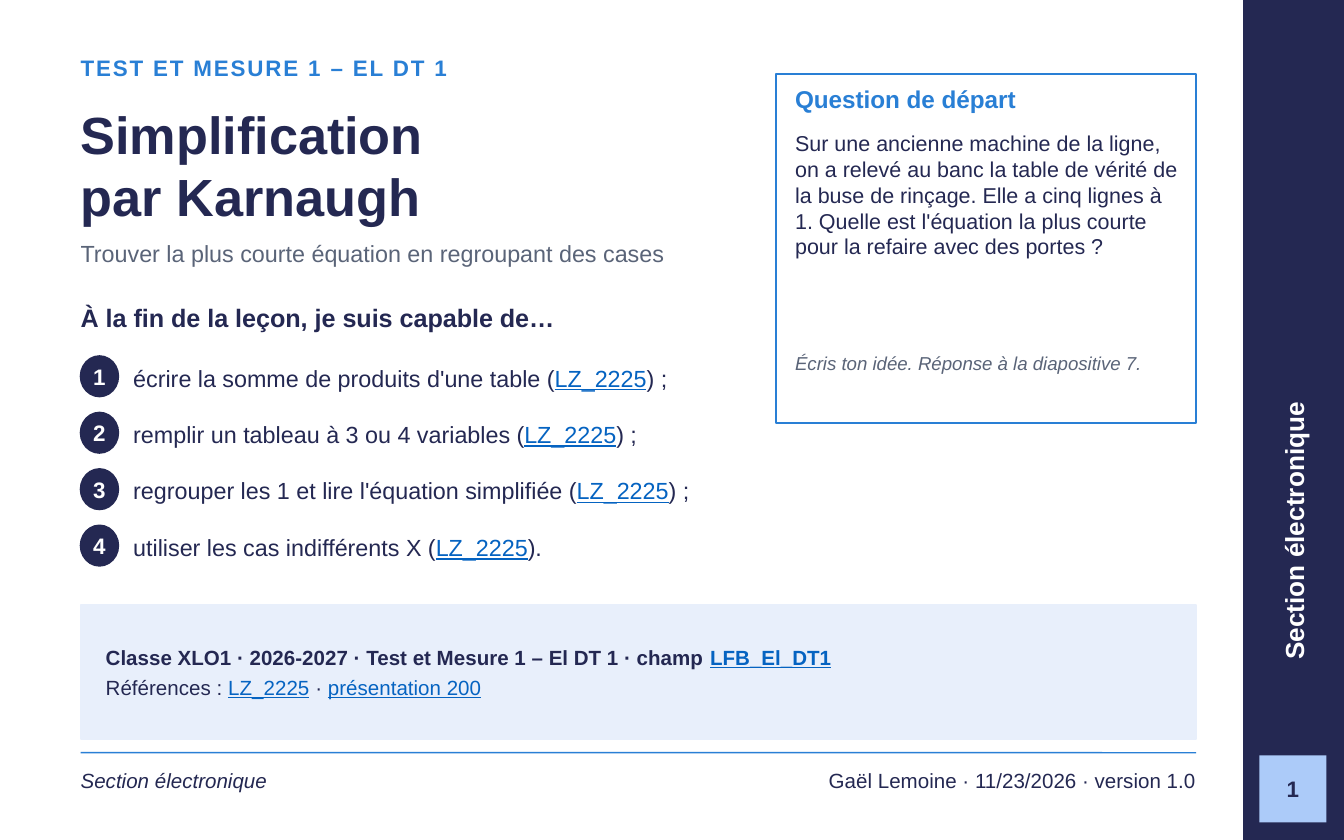
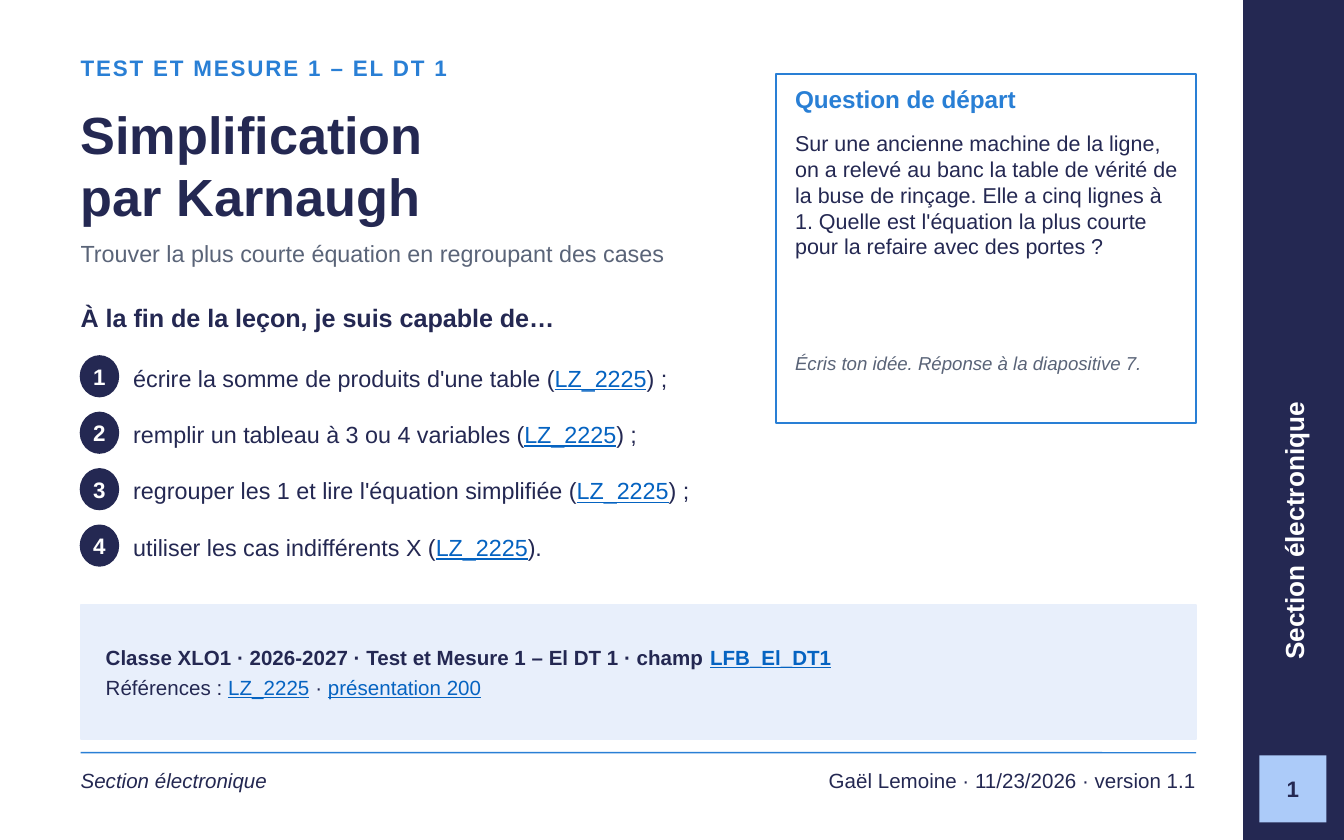
Before and after one commit to GlemoineETML/cours-etml, a slide deck: slide 1 of reference/tm1/semaine-2/220-karnaugh/220 Simplification par Karnaugh.pptx. Drawn at 1344x840 pixels with LibreOffice and Linux fonts; fonts in the diff are those of the drawing; background and template pictures are left out. Boxes give left, top, right and bottom in pixels: in the first picture for what was removed or moved away, otherwise in the second. Text is boxed around its words. In the diff, an @@ line names an element or a change of style, - is before the commit and + after.

```diff
--- a/reference/tm1/semaine-2/220-karnaugh/220 Simplification par Karnaugh.pptx
+++ b/reference/tm1/semaine-2/220-karnaugh/220 Simplification par Karnaugh.pptx
@@ text at bbox=[829, 773, 1196, 789]: text changed @@
-Gaël Lemoine · 11/23/2026 · version 1.0
+Gaël Lemoine · 11/23/2026 · version 1.1
```
Also in this commit, not shown: 1 other slide changed, 12 other files.
